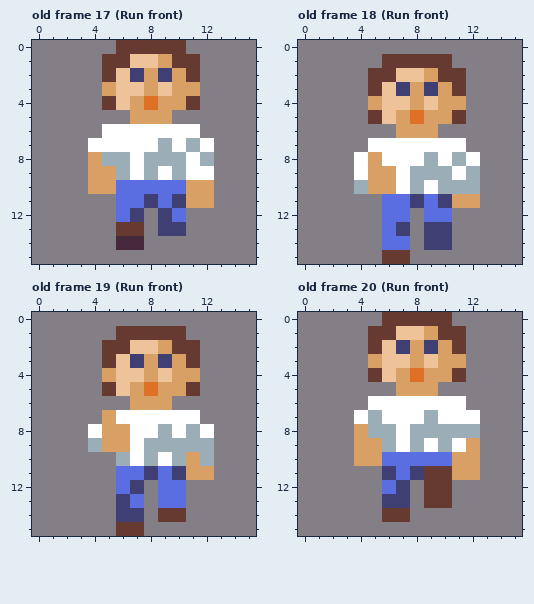
Two versions of one pixel-art file, run_bup.ase. This is how it looked before the edit.
16x16 pixels, 32 frames. Shown: old frame 17 (Run front), old frame 18 (Run front), old frame 19 (Run front), old frame 20 (Run front). The commit also changed other frames, which this record leaves out.
The result:
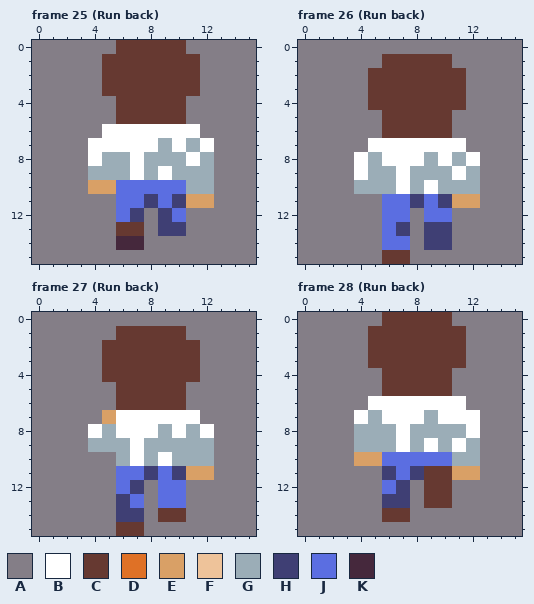
Palette (. is transparent): A #847e87  B #ffffff  C #663931  D #df7126  E #d9a066  F #eec39a  G #9badb7  H #3f3f74  J #5b6ee1  K #45283c
A new or re-ordered frame is compared with the old frame closest to it.
Log entry: back run animation
Diff:
frames 32 -> 40
Frame 25 (Run back) is new; against old frame 17 (Run front), layers "Arm Copy #2", "Arm", "Body":
The author changed colour C to colour A in row 4 at x 5 and 11.
The author changed colour E to colour B in row 8 at x 4.
The author changed colour A to colour C in row 5 at x 6 and 10.
The author changed colour D to colour C in row 4 at x 8.
The author changed colour E to colour C in row 1 at x 9; in row 2 at x 8 and 10; in row 3 at x 5, 8 and 10 to 11; in row 4 at x 7 and 9 to 10; in row 5 at x 7 to 9.
The author changed colour F to colour C in row 1 at x 7 to 8; in row 2 at x 6; in row 3 at x 6 to 7 and 9; in row 4 at x 6.
The author changed colour H to colour C in row 2 at x 7 and 9.
The author changed colour B to colour G in row 9 at x 11 to 12.
The author changed colour E to colour G in row 9 at x 4 to 5; in row 10 at x 11 to 12.
Frame 26 (Run back) is new; against old frame 18 (Run front), layers "Arm", "Body":
The author changed colour C to colour A in row 5 at x 5 and 11.
The author changed colour A to colour C in row 6 at x 6 and 10.
The author changed colour D to colour C in row 5 at x 8.
The author changed colour E to colour C in row 2 at x 9; in row 3 at x 8 and 10; in row 4 at x 5, 8 and 10 to 11; in row 5 at x 7 and 9 to 10; in row 6 at x 7 to 9.
The author changed colour F to colour C in row 2 at x 7 to 8; in row 3 at x 6; in row 4 at x 6 to 7 and 9; in row 5 at x 6.
The author changed colour H to colour C in row 3 at x 7 and 9.
The author changed colour E to colour G in row 8 at x 5; in rows 9 to 10 at x 5 to 6.
Frame 27 (Run back) is new; against old frame 19 (Run front), layers "Arm Copy #2", "Arm", "Body":
The author changed colour C to colour A in row 5 at x 5 and 11.
The author changed colour E to colour B in row 8 at x 6.
The author changed colour A to colour C in row 6 at x 6 and 10.
The author changed colour D to colour C in row 5 at x 8.
The author changed colour E to colour C in row 2 at x 9; in row 3 at x 8 and 10; in row 4 at x 5, 8 and 10 to 11; in row 5 at x 7 and 9 to 10; in row 6 at x 7 to 9.
The author changed colour F to colour C in row 2 at x 7 to 8; in row 3 at x 6; in row 4 at x 6 to 7 and 9; in row 5 at x 6.
The author changed colour H to colour C in row 3 at x 7 and 9.
The author changed colour E to colour G in row 8 at x 5; in row 9 at x 5 to 6; in row 10 at x 11.
Frame 28 (Run back) is new; against old frame 20 (Run front), layers "Arm Copy #2", "Arm", "Body":
The author changed colour C to colour A in row 4 at x 5 and 11.
The author changed colour G to colour B in row 8 at x 12.
The author changed colour A to colour C in row 5 at x 6 and 10.
The author changed colour D to colour C in row 4 at x 8.
The author changed colour E to colour C in row 1 at x 9; in row 2 at x 8 and 10; in row 3 at x 5, 8 and 10 to 11; in row 4 at x 7 and 9 to 10; in row 5 at x 7 to 9.
The author changed colour F to colour C in row 1 at x 7 to 8; in row 2 at x 6; in row 3 at x 6 to 7 and 9; in row 4 at x 6.
The author changed colour H to colour C in row 2 at x 7 and 9.
The author changed colour E to colour G in row 8 at x 4; in row 9 at x 4 to 5 and 12; in row 10 at x 11 to 12.
Changed places in both pictures, as pixel boxes (x1, y1, x2, y2):
changed: (88, 54, 214, 194)
changed: (368, 68, 466, 194)
changed: (102, 340, 200, 466)
changed: (354, 326, 480, 466)
